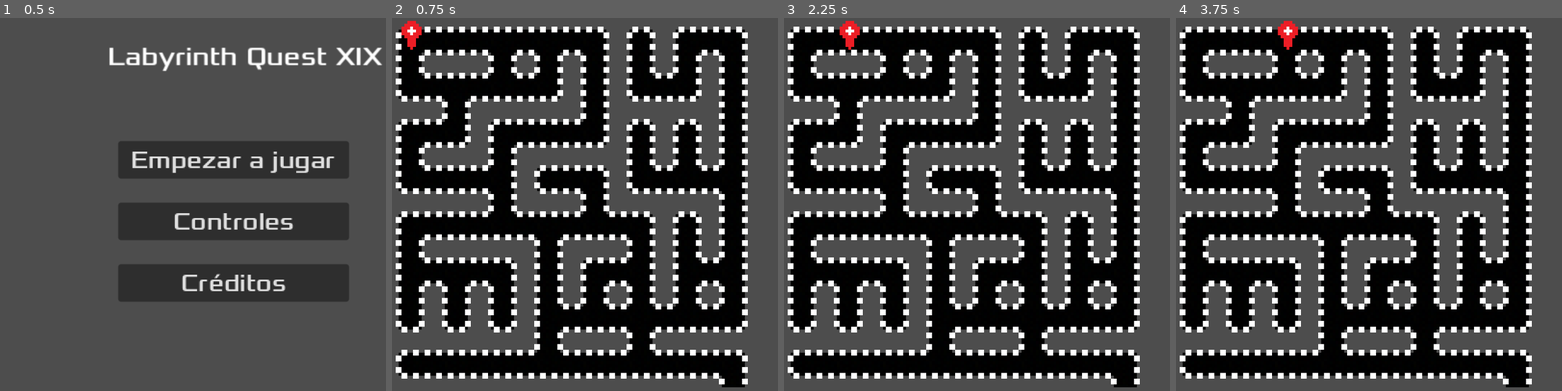
Above: before the commit, frames 1-4 (left to right).
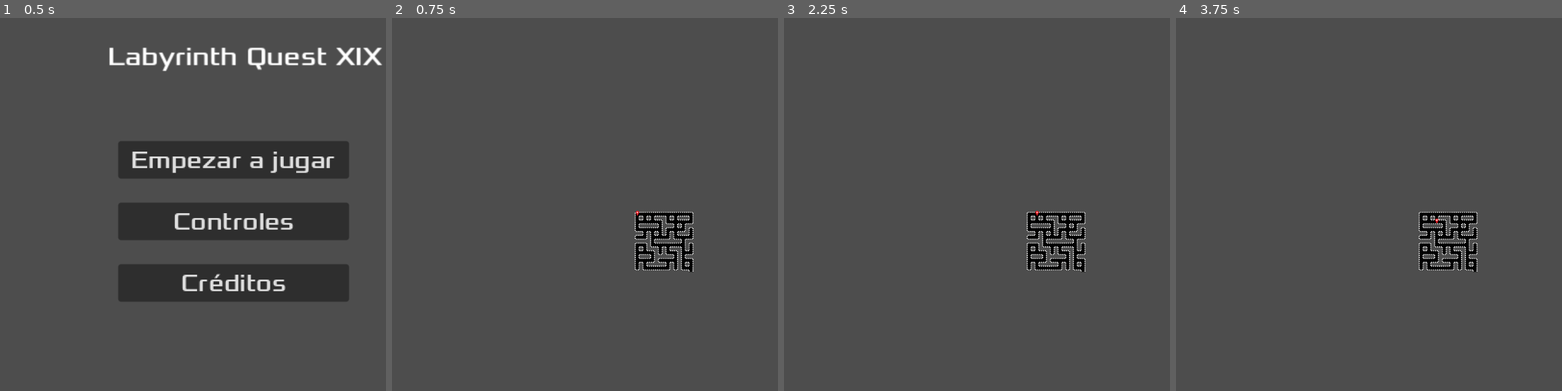
Above: after the commit, the same moments.

Repository: rielgueta/labyrinth
Game: Godot game, scene res://scenes/Inicio.tscn
Same seed, same stepped clock (60 frames per second), same inputs: the game is played once before the commit and once after it.
Inputs:
- Up to frame 1 (0.5 s): no input
- Up to frame 2 (0.75 s): click "Empezar a jugar" at 0.5 s
- Up to frame 3 (2.25 s): tap Enter at 1.25 s; hold Right (ui_right) 1.28-2.03 s; tap Space at 2 s; hold Down (ui_down) from 2.03 s (still down)
- Up to frame 4 (3.75 s): tap Enter at 2.75 s; release Down (ui_down) at 2.78 s; hold Right (ui_right) 2.78-3.53 s; tap Space at 3.5 s; hold Up (ui_up) from 3.53 s (still down)

Frame 1 is identical in both runs. In frame 2, 56% of the frame differs, in the area x 0-93%, y 0-100%; in frame 3, 56%; in frame 4, 56%.

Commit message:
Añadido Game.gd que maneja el juego en general

Diff:
--- /dev/null
+++ b/Scripts/Game.gd
@@ -0,0 +1,12 @@
+extends Node2D
+
+@export var ancho_laberinto = 8
+@export var grid_size = 16
+
+func _ready():
+	$Salida.position = Vector2i((ancho_laberinto-1)*grid_size, ancho_laberinto*grid_size)
+	$TileMap.generar_laberinto(ancho_laberinto)
+
+
+func _on_salida_body_entered(body):
+	print("Salida")
--- a/Scripts/Player.gd
+++ b/Scripts/Player.gd
@@ -1,4 +1,4 @@
-extends Node2D
+extends RigidBody2D
 var grid_size = 16
 var walk_trough_walls = false
 # comentadas por si las utilizamos en el futuro
--- /dev/null
+++ b/Scripts/Salida.gd
@@ -0,0 +1 @@
+extends Area2D
--- a/Scripts/tilemap.gd
+++ b/Scripts/tilemap.gd
@@ -1,19 +1,30 @@
 extends TileMap
 
 # Variable del ancho del laberinto
-@export var ancho_laberinto = 8
+@export var tamaño_laberinto = 8
 var arriba = 0
 var izquierda = 1
 var abajo = 2
 var derecha = 3
-var aguas = create_2d_array(ancho_laberinto,ancho_laberinto,0)
-
+
+var aguas = create_2d_array(tamaño_laberinto, tamaño_laberinto,0)
 
 # Called when the node enters the scene tree for the first time.
 func _ready():
+	generar_laberinto(tamaño_laberinto)
+
+func generar_laberinto(ancho_laberinto, sed=0):
 	# Inicializamos la semilla para el laberinto
-	var sed = 2285957176
+	# var sed = 2285957176
 	# var sed = randi()
+	tamaño_laberinto = ancho_laberinto
+
+	aguas = create_2d_array(tamaño_laberinto, tamaño_laberinto,0)
+	if sed:
+		seed(sed)
+	else:
+		seed(randi())
+
 	seed(sed)
 	print(sed)
 
@@ -26,8 +37,8 @@
 
 
 	aguas = agua(0, 0)
-	for i in range(0, 8 , 1):
-		for j in range(0, 8, 1):
+	for i in range(0, tamaño_laberinto, 1):
+		for j in range(0, tamaño_laberinto, 1):
 			if aguas[i][j] == 0:
 				arreglar(i, j)
 				aguas = agua(i, j)
@@ -89,10 +100,10 @@
 
 		# Estos comandos simplemente se encargan de eliminar las puertas que puedan haber quedado en la orilla derecha
 		# y abajo
-	if x == ancho_laberinto - 1:
+	if x == tamaño_laberinto - 1:
 		movimientos[derecha] = false
 
-	if y == ancho_laberinto - 1:
+	if y == tamaño_laberinto - 1:
 		movimientos[abajo] = false
 
 	var posicion = convert_to_cell(movimientos)
--- a/scenes/Game.tscn
+++ b/scenes/Game.tscn
@@ -1,14 +1,45 @@
-[gd_scene load_steps=3 format=3 uid="uid://c75k4hk1l6yan"]
+[gd_scene load_steps=6 format=3 uid="uid://c75k4hk1l6yan"]
 
 [ext_resource type="PackedScene" uid="uid://bewouc6umc27" path="res://scenes/Laberinto.tscn" id="1_7o2eb"]
+[ext_resource type="Script" path="res://Scripts/Game.gd" id="1_xp63t"]
 [ext_resource type="PackedScene" uid="uid://ctksfnssr53yy" path="res://scenes/Player.tscn" id="2_t7khs"]
+[ext_resource type="Script" path="res://Scripts/Salida.gd" id="4_ur3wm"]
+
+[sub_resource type="RectangleShape2D" id="RectangleShape2D_4lkjs"]
+size = Vector2(15.5, 16.3125)
 
 [node name="Game" type="Node2D"]
-
-[node name="Camera2D" type="Camera2D" parent="."]
-anchor_mode = 0
-zoom = Vector2(6, 6)
+script = ExtResource("1_xp63t")
 
 [node name="TileMap" parent="." instance=ExtResource("1_7o2eb")]
 
 [node name="Player" parent="." instance=ExtResource("2_t7khs")]
+
+[node name="Camera2D" type="Camera2D" parent="Player"]
+offset = Vector2(-40, -24)
+anchor_mode = 0
+enabled = false
+zoom = Vector2(10, 10)
+
+[node name="ScoreTimer" type="Timer" parent="."]
+autostart = true
+
+[node name="Control" type="Control" parent="."]
+layout_mode = 3
+anchors_preset = 0
+offset_left = 134.0
+offset_right = 174.0
+offset_bottom = 40.0
+
+[node name="Salida" type="Area2D" parent="."]
+script = ExtResource("4_ur3wm")
+
+[node name="CollisionShape2D" type="CollisionShape2D" parent="Salida"]
+position = Vector2(8, 8)
+shape = SubResource("RectangleShape2D_4lkjs")
+
+[node name="Debug" type="Camera2D" parent="."]
+
+[connection signal="body_entered" from="Player" to="." method="_on_player_body_entered"]
+[connection signal="body_entered" from="Salida" to="." method="_on_salida_body_entered"]
+[connection signal="body_entered" from="Salida" to="Salida" method="_on_body_entered"]
--- a/scenes/player.tscn
+++ b/scenes/player.tscn
@@ -1,17 +1,25 @@
-[gd_scene load_steps=3 format=3 uid="uid://ctksfnssr53yy"]
+[gd_scene load_steps=4 format=3 uid="uid://ctksfnssr53yy"]
 
 [ext_resource type="Script" path="res://Scripts/Player.gd" id="1_nksy3"]
 [ext_resource type="Texture2D" uid="uid://cychlyva16ia6" path="res://Art/map_pointer.png" id="2_uku1f"]
 
-[node name="Player" type="Node2D"]
+[sub_resource type="RectangleShape2D" id="RectangleShape2D_myx0o"]
+size = Vector2(5, 4)
+
+[node name="Player" type="RigidBody2D"]
+gravity_scale = 0.0
 script = ExtResource("1_nksy3")
+
+[node name="RayCast2D" type="RayCast2D" parent="."]
+position = Vector2(8, 8)
+scale = Vector2(0.5, 0.5)
+target_position = Vector2(0, 28)
 
 [node name="Sprite2D" type="Sprite2D" parent="."]
 texture_filter = 1
 texture = ExtResource("2_uku1f")
 centered = false
 
-[node name="RayCast2D" type="RayCast2D" parent="."]
-position = Vector2(8, 8)
-scale = Vector2(0.5, 0.5)
-target_position = Vector2(0, 28)
+[node name="CollisionShape2D" type="CollisionShape2D" parent="."]
+position = Vector2(7.5, 7)
+shape = SubResource("RectangleShape2D_myx0o")
